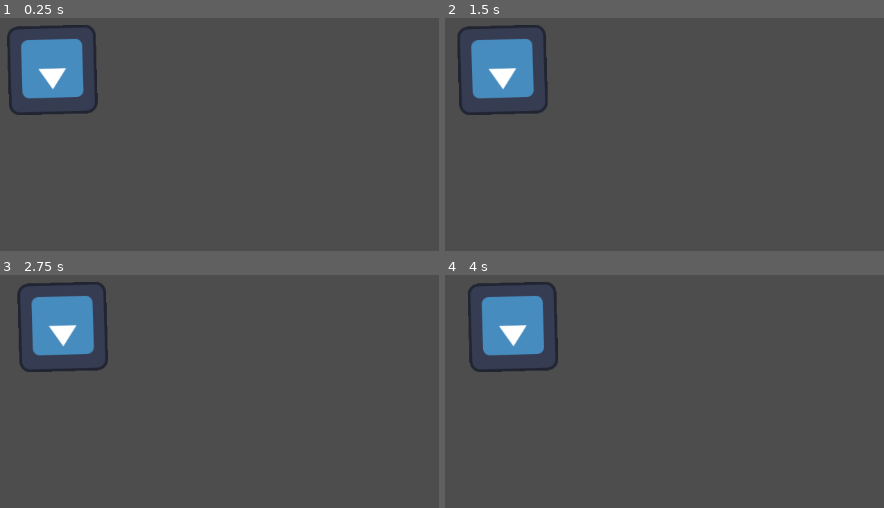
Above: before the commit, frames 1-4 (two rows, left to right).
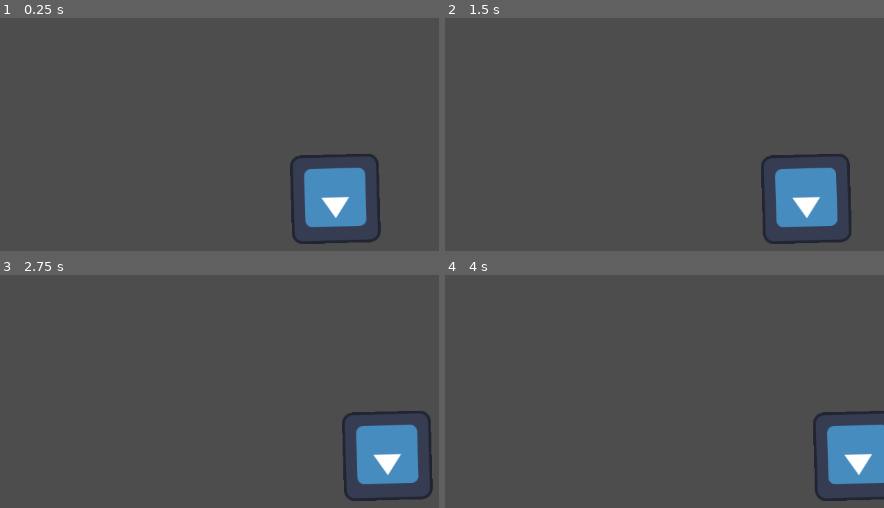
Above: after the commit, the same moments.

Repository: git-haber123/Game
Game: Godot game, scene res://node_2d.tscn
Same seed, same stepped clock (60 frames per second), same inputs: the game is played once before the commit and once after it. Before the commit the project starts from res://изменение.tscn. The engine's default icon, where the game draws it, is replaced by a stand-in: a white triangle on a blue panel in a dark square.
Inputs:
- Up to frame 1 (0.25 s): no input
- Up to frame 2 (1.5 s): no input
- Up to frame 3 (2.75 s): no input
- Up to frame 4 (4 s): no input

The runs differ from the first frame. In frame 1, 9.1% of the frame differs, in the area x 1-87%, y 3-97%; in frame 2, 9.1%, in the area x 2-93%, y 3-97%; in frame 3, 9.1%; in frame 4, 8.5%.

Commit message:
ПИЗДА

Diff:
--- /dev/null
+++ b/node_2d.tscn
@@ -0,0 +1,8 @@
+[gd_scene load_steps=2 format=3 uid="uid://d3tycvvagph87"]
+
+[ext_resource type="PackedScene" uid="uid://cwjecnm56f2gx" path="res://изменение.tscn" id="1_vp53n"]
+
+[node name="Node2D" type="Node2D"]
+
+[node name="Node2D" parent="." instance=ExtResource("1_vp53n")]
+position = Vector2(402, 186)
--- a/project.godot
+++ b/project.godot
@@ -10,11 +10,7 @@
 
 [application]
 
-config/name="Проверка репозитории"
-run/main_scene="res://изменение.tscn"
-config/features=PackedStringArray("4.2", "Mobile")
+config/name="кубик"
+run/main_scene="res://node_2d.tscn"
+config/features=PackedStringArray("4.2", "Forward Plus")
 config/icon="res://icon.svg"
-
-[rendering]
-
-renderer/rendering_method="mobile"
--- a/изменение.gd
+++ b/изменение.gd
@@ -1,6 +1,6 @@
 extends Node2D
 
-var rotate = 0.1
+var rotate = 0.5
 @onready var icon = $Icon
 func _process(delta):
 	icon.position.x += rotate
